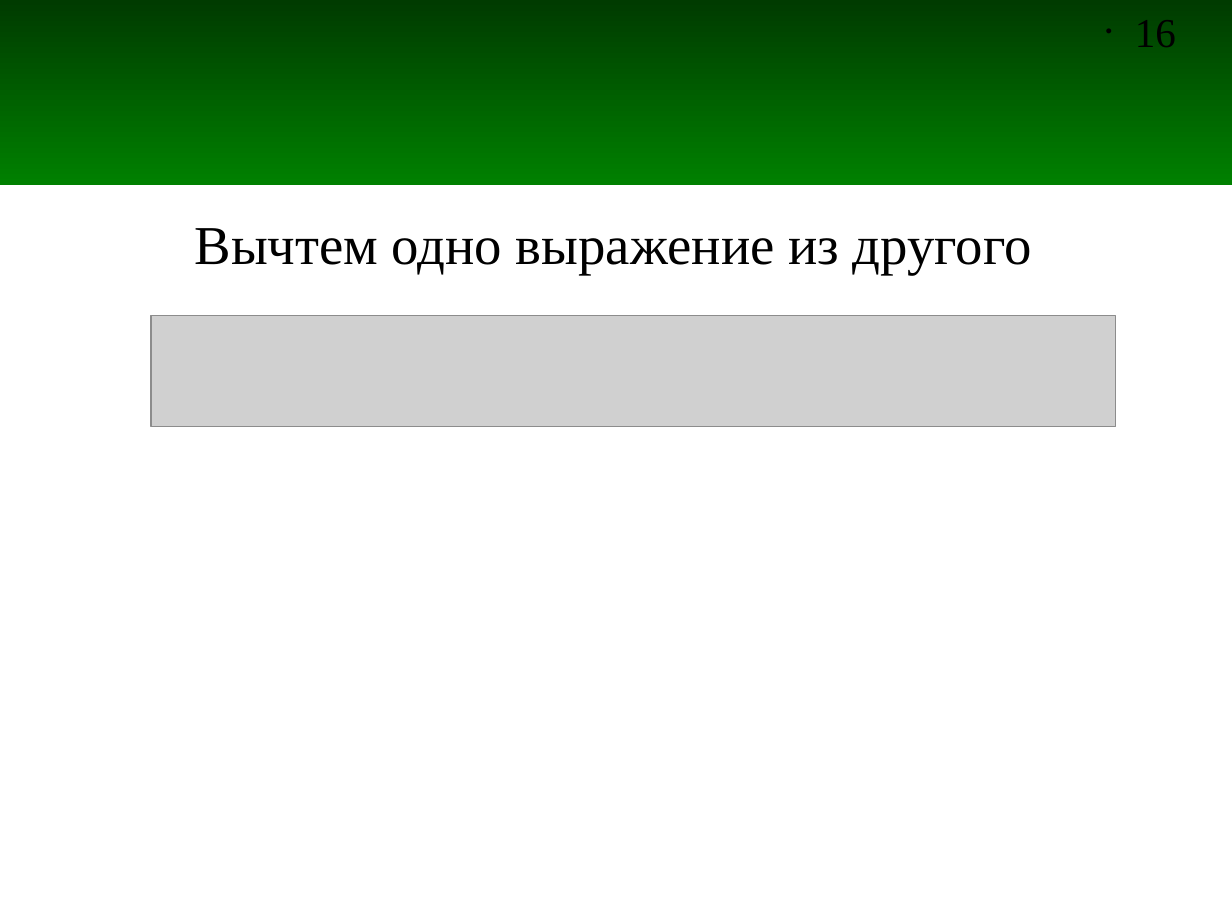
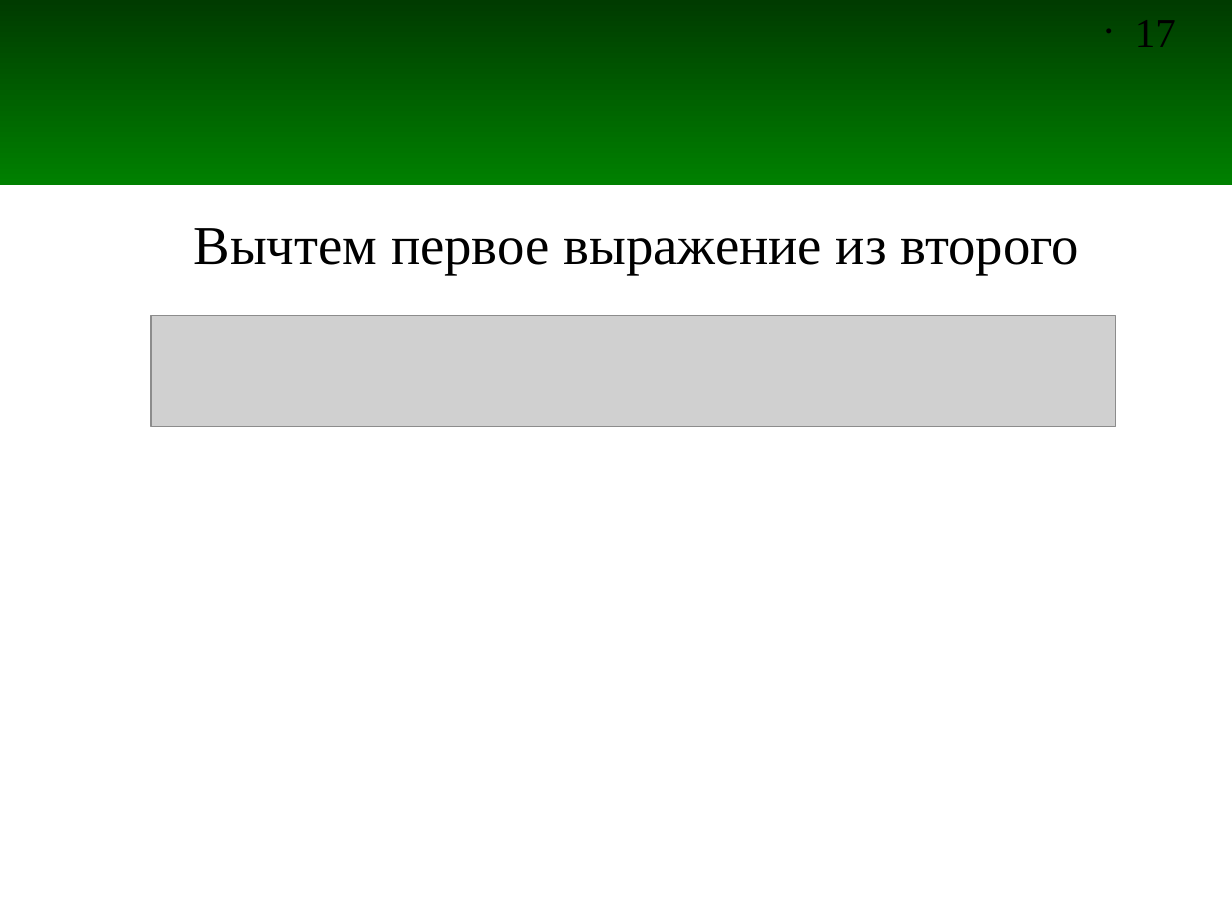
Before and after one commit to andris0147sv/modelling, a slide deck: slide 17 of presentations/2. FDTD.odp (slide 16 before the commit). Drawn at 1232x924 pixels with LibreOffice and Linux fonts; fonts in the diff are those of the drawing; grey boxes stand for pictures. Boxes give left, top, right and bottom in pixels: in the first picture for what was removed or moved away, otherwise in the second. Text is boxed around its words. In the diff, an @@ line names an element or a change of style, - is before the commit and + after.

```diff
--- a/presentations/2. FDTD.odp
+++ b/presentations/2. FDTD.odp
@@ page number at <box>1135,20,1176,47</box>: text changed @@
-• 16
+• 17
@@ text at <box>194,228,1079,275</box>: text changed @@
-Вычтем одно выражение из другого
+Вычтем первое выражение из второго
```
Also in this commit, not shown: 8 other slides changed, 3 slides added, 1 slide removed, 3 other files.
